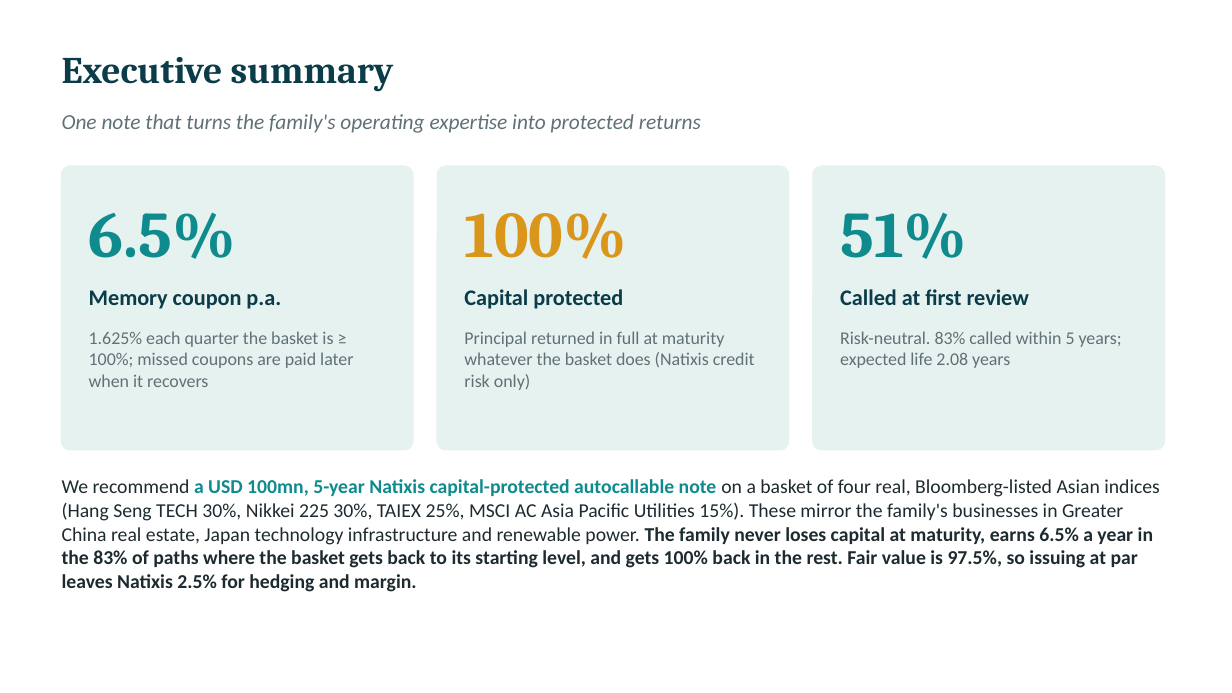
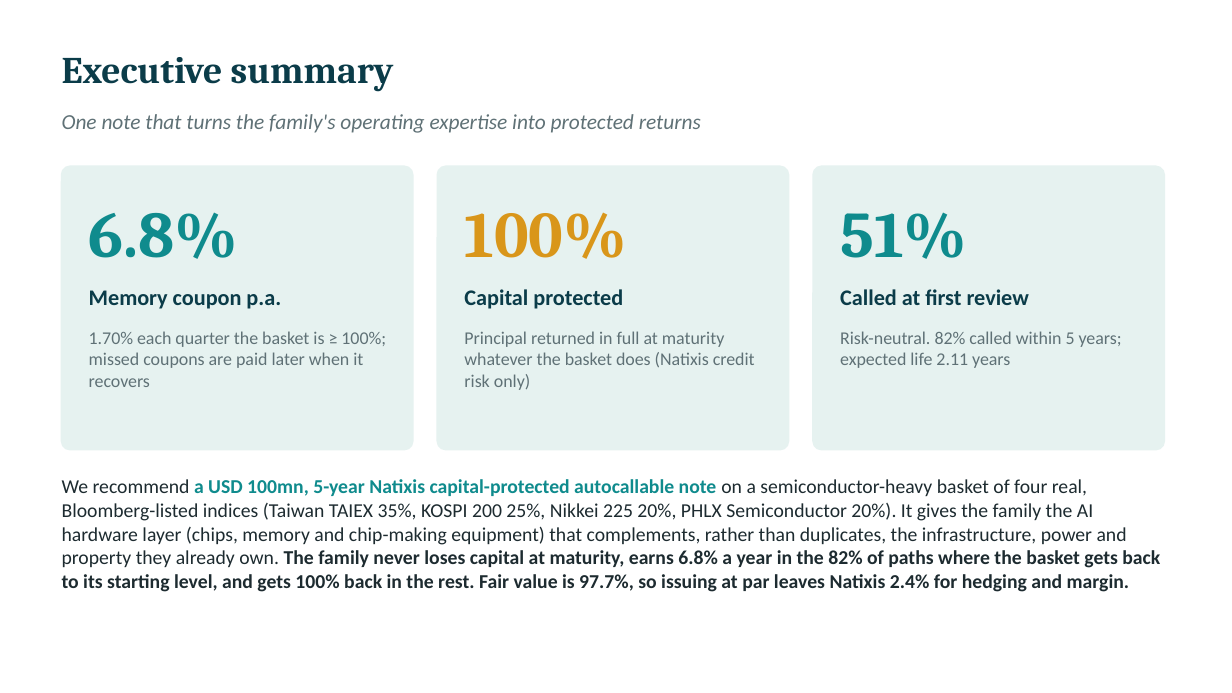
Before and after one commit to benjaminlhl/natixis-case-comp, a slide deck: slide 3 of deck/Asian-Digital-Autocallable-Note.pptx. Drawn at 1232x693 pixels with LibreOffice and Linux fonts; fonts in the diff are those of the drawing. Boxes give left, top, right and bottom in pixels: in the first picture for what was removed or moved away, otherwise in the second. Text is boxed around its words. In the diff, an @@ line names an element or a change of style, - is before the commit and + after.

```diff
--- a/deck/Asian-Digital-Autocallable-Note.pptx
+++ b/deck/Asian-Digital-Autocallable-Note.pptx
@@ text at (x1=89, y1=212, x2=239, y2=259): text changed @@
-6.5%
+6.8%
@@ text at (x1=89, y1=331, x2=386, y2=387): text changed @@
-1.625% each quarter the basket is ≥ 100%; missed coupons are paid later when it recovers
+1.70% each quarter the basket is ≥ 100%; missed coupons are paid later when it recovers
@@ text at (x1=840, y1=331, x2=1122, y2=368): text changed @@
-Risk-neutral. 83% called within 5 years; expected life 2.08 years
+Risk-neutral. 82% called within 5 years; expected life 2.11 years
@@ text at (x1=62, y1=479, x2=1160, y2=592): text changed; bold off @@
-We recommend a USD 100mn, 5-year Natixis capital-protected autocallable note on a basket of four real, Bloomberg-listed Asian indices (Hang Seng TECH 30%, Nikkei 225 30%, TAIEX 25%, MSCI AC Asia Pacific Utilities 15%). These mirror the family's businesses in Greater China real estate, Japan technology infrastructure and renewable power. The family never loses capital at maturity, earns 6.5% a year in the 83% of paths where the basket gets back to its starting level, and gets 100% back in the rest. Fair value is 97.5%, so issuing at par leaves Natixis 2.5% for hedging and margin.
+We recommend a USD 100mn, 5-year Natixis capital-protected autocallable note on a semiconductor-heavy basket of four real, Bloomberg-listed indices (Taiwan TAIEX 35%, KOSPI 200 25%, Nikkei 225 20%, PHLX Semiconductor 20%). It gives the family the AI hardware layer (chips, memory and chip-making equipment) that complements, rather than duplicates, the infrastructure, power and property they already own. The family never loses capital at maturity, earns 6.8% a year in the 82% of paths where the basket gets back to its starting level, and gets 100% back in the rest. Fair value is 97.7%, so issuing at par leaves Natixis 2.4% for hedging and margin.
```
Also in this commit, not shown: 13 other slides changed, 5 other files.
